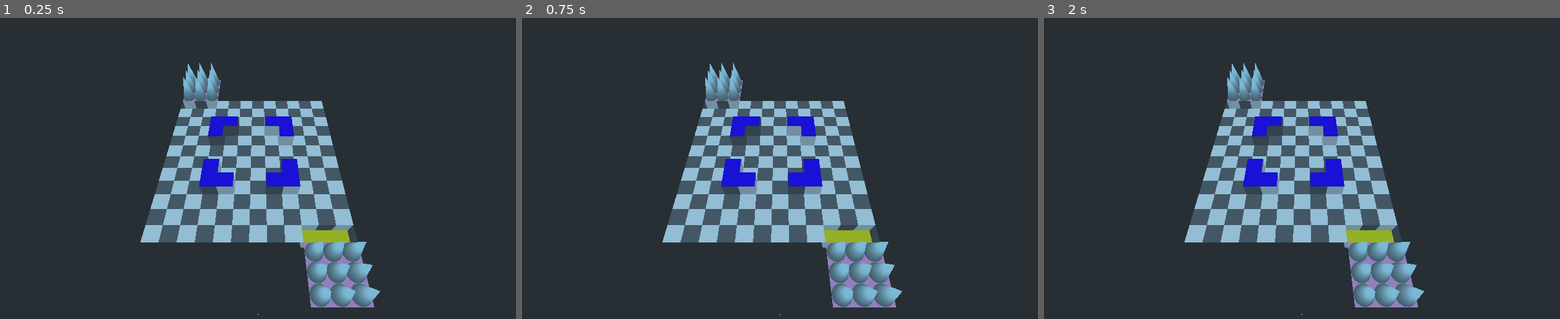
Above: before the commit, frames 1-3 (left to right).
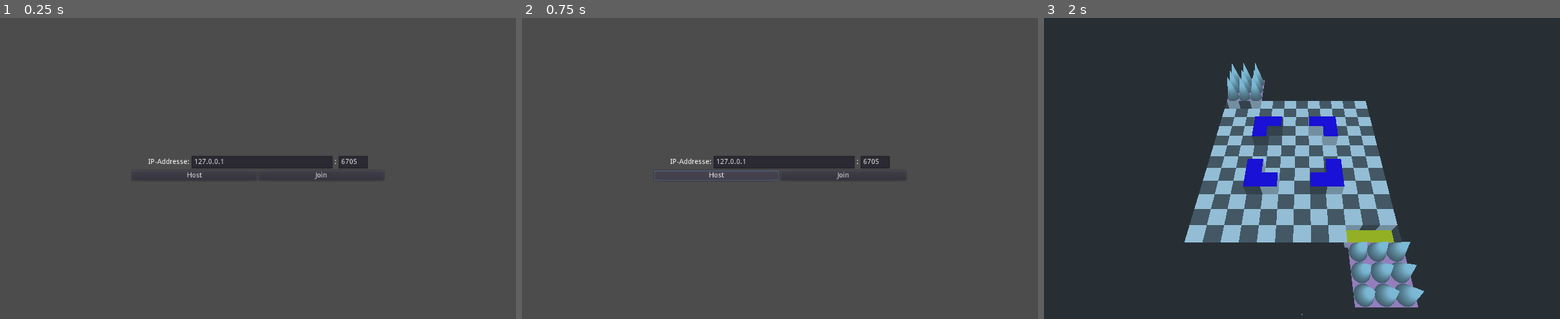
Above: after the commit, the same moments.

Repository: MrJustreborn/BattleMess
Game: Godot game, scene res://ui/main_menu.tscn
Two runs of this game, one before a commit and one after it. Both use one fixed random seed, a clock stepped at 60 frames per second and the inputs below. Before the commit the project starts from res://test/testlvl.tscn. The engine's default icon, where the game draws it, is replaced by a stand-in: a white triangle on a blue panel in a dark square.
Inputs (mouse positions are in pixels of both pictures, inside the frame that each line leads up to):
- Up to frame 1 (0.25 s): no input
- Up to frame 2 (0.75 s): click (718, 174) at 0.5 s, where only the run after the commit has a clickable "Host"
- Up to frame 3 (2 s): click (1363, 174) at 1.25 s, where only the run after the commit has a clickable "Join"

The runs differ from the first frame. In frame 1, 94% of the frame differs, in the area x 0-100%, y 0-100%; in frame 2, 94%; in frame 3, nothing differs.

Commit message:
Set ip/port in start UI

Diff:
--- a/godot/project.godot
+++ b/godot/project.godot
@@ -21,11 +21,12 @@
 [application]
 
 config/name="BattleMess"
-run/main_scene="res://test/testlvl.tscn"
+run/main_scene="res://ui/main_menu.tscn"
 config/icon="res://icon.png"
 
 [autoload]
 
+globals="*res://singelton/globals.gd"
 network="*res://singelton/network.gd"
 controller="*res://singelton/controller_v2.gd"
 piece_loader="*res://singelton/piece_loader.gd"
--- a/godot/singelton/controller_v2.gd
+++ b/godot/singelton/controller_v2.gd
@@ -17,8 +17,9 @@
 
 var grid: Node = null;
 
-
+var is_init: bool = false;
 func _ready():
+	is_init = false;
 	get_tree().connect("network_peer_connected", self, "_player_connected")
 	current_field = {}
 	future_field = {}
@@ -133,8 +134,8 @@
 			return n;
 
 func _input(event):
-	if get_tree().is_network_server() && Input.is_action_just_pressed("ui_cancel"):
-		get_tree().call_group('spawn[1]', 'add_to_group', 'active') #should rpc
+	if is_init && get_tree().is_network_server() && Input.is_action_just_pressed("ui_cancel"):
+		get_tree().call_group('spawn[1]', 'add_to_group', 'active') #TODO: should rpc
 		print("end turn");
 		_end_turn();
 		print(teams)
@@ -174,6 +175,7 @@
 
 func init_grid(grid: Node, entities: Node):
 	_ready(); #reset
+	is_init = true;
 	self.grid = grid
 	grid_size.y = grid.get_child_count();
 	var children = grid.get_children();
--- /dev/null
+++ b/godot/singelton/globals.gd
@@ -0,0 +1,7 @@
+extends Node
+
+var ip: String;
+var port: int;
+
+func _ready():
+	pass
--- a/godot/singelton/network.gd
+++ b/godot/singelton/network.gd
@@ -14,8 +14,8 @@
 
 	get_tree().connect("network_peer_connected", self, "_player_connected")
 	get_tree().connect("connected_to_server", self, "_connected_to_server_ok")
-	if host_server() != OK:
-		join_server();
+#	if host_server() != OK:
+#		join_server();
 
 var time = 0;
 func _process(delta):
@@ -39,10 +39,11 @@
 
 func join_server():
 	var peer_join = NetworkedMultiplayerENet.new()
-	peer_join.create_client("127.0.0.1", 4242)#, 0, 0, 8520) # local-port: needed for NAT-punchtrough
+	var err = peer_join.create_client("127.0.0.1", 4242)#, 0, 0, 8520) # local-port: needed for NAT-punchtrough
 	get_tree().set_network_peer(peer_join)
 	#checks:
 	print("Joining...This is my ID: ", str(get_tree().get_network_unique_id()))
+	return err;
 
 func _player_connected(id): #when someone else connects, I will register the player into my player list dictionary
 	print("Hello other players. I just connected and I wont see this message!: ", id)
--- a/godot/test/testlvl.tscn
+++ b/godot/test/testlvl.tscn
@@ -3,7 +3,7 @@
 [ext_resource path="res://test/testlvl.escn" type="PackedScene" id=1]
 [ext_resource path="res://test/grid_import_test.gd" type="Script" id=2]
 
-[node name="Scene Root" instance=ExtResource( 1 )]
+[node name="Scene Root" index="0" instance=ExtResource( 1 )]
 script = ExtResource( 2 )
 grid_node = NodePath("grid")
 
--- /dev/null
+++ b/godot/ui/main_menu.gd
@@ -0,0 +1,27 @@
+extends Control
+
+onready var globals = $"/root/globals";
+onready var ip_label = get_node("VBoxContainer/HBoxContainer2/ip");
+onready var port = get_node("VBoxContainer/HBoxContainer2/port");
+
+func _ready():
+	pass
+
+func _set_address():
+	globals.ip = ip_label.text;
+	globals.port = int(port.text);
+
+func _on_Host_pressed():
+	_set_address()
+	if $"/root/network".host_server() == OK:
+		get_tree().change_scene("res://test/testlvl.tscn"); #TODO: goto lobby
+	else:
+		printerr("Could not start server with: ", globals.ip, ":", globals.port);
+
+
+func _on_Join_pressed():
+	_set_address()
+	if $"/root/network".join_server() == OK:
+		get_tree().change_scene("res://test/testlvl.tscn"); #TODO: goto lobby
+	else:
+		printerr("Could not connect to server with: ", globals.ip, ":", globals.port);
--- a/godot/ui/main_menu.tscn
+++ b/godot/ui/main_menu.tscn
@@ -1,4 +1,6 @@
-[gd_scene format=2]
+[gd_scene load_steps=2 format=2]
+
+[ext_resource path="res://ui/main_menu.gd" type="Script" id=1]
 
 [node name="Main_Menu" type="Control"]
 anchor_right = 1.0
@@ -9,6 +11,7 @@
 margin_bottom = -10.0
 size_flags_horizontal = 3
 size_flags_vertical = 3
+script = ExtResource( 1 )
 
 [node name="VBoxContainer" type="VBoxContainer" parent="."]
 anchor_right = 1.0
@@ -46,7 +49,7 @@
 margin_bottom = 25.0
 rect_min_size = Vector2( 0, 25 )
 size_flags_horizontal = 3
-text = "localhost"
+text = "127.0.0.1"
 max_length = 15
 
 [node name="Label2" type="Label" parent="VBoxContainer/HBoxContainer2"]
@@ -110,3 +113,5 @@
 margin_bottom = 580.0
 size_flags_horizontal = 3
 size_flags_vertical = 3
+[connection signal="pressed" from="VBoxContainer/HBoxContainer/Host" to="." method="_on_Host_pressed"]
+[connection signal="pressed" from="VBoxContainer/HBoxContainer/Join" to="." method="_on_Join_pressed"]
